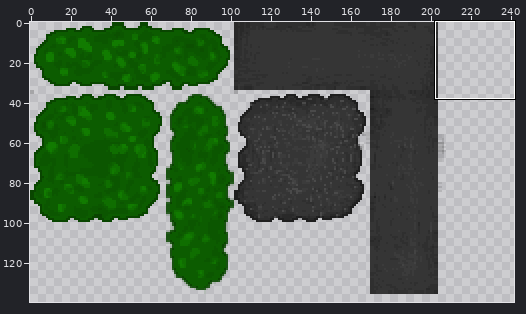
Two versions of one sprite sheet, maps/erba_outdoor.png. Above: a wide view before the commit, with the close-up outlined.
Close-up. As it was:
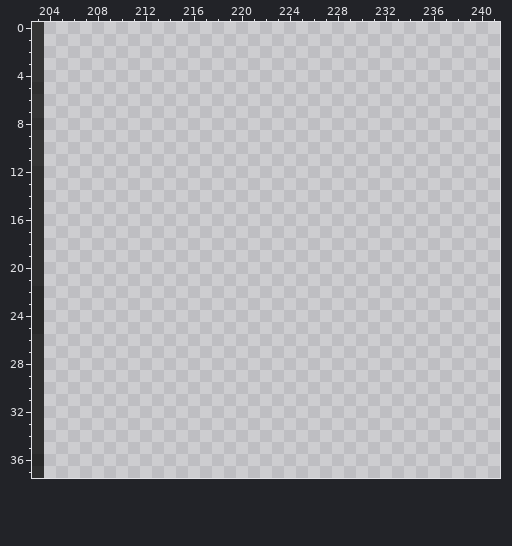
The file is 272x272 pixels. Pixels under 10% opacity are left out. Colours within 5 levels of each other are drawn and written as one. Shown: x 203..241, y 0..37. The wide view leaves out empty margins.
After the commit:
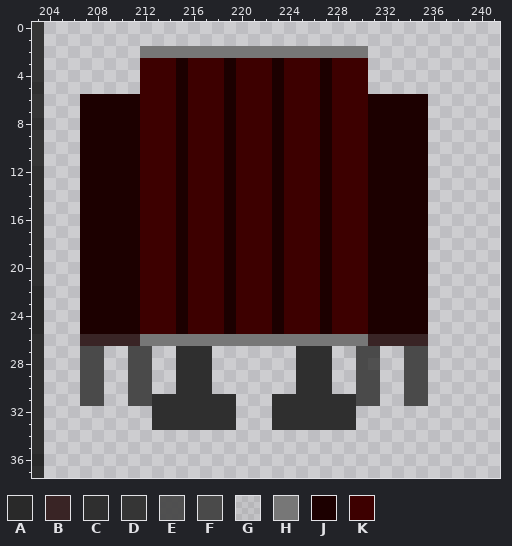
Palette (. is transparent): A #292929  B #392425  C #2f2f2f  D #353535  E #4a4a4af3  F #4a4a4a  G #7777771e  H #777777  J #1c0000  K #3d0000
The author wrote: Deploying to gh-pages from master @ c6f680912cd7b745688f61686630cd9beebe4397 🚀
The exact change:
There is now colour B in row 26 at x 207 to 211 and 231 to 235.
There is now colour C in rows 27 to 30 at x 215 to 217 and 225 to 227; in rows 31 to 33 at x 213 to 219 and 223 to 229.
There is now colour E in row 28 at x 231.
There is now colour F in row 27 at x 207 to 208, 211 to 212, 230 to 231 and 234 to 235; in row 28 at x 207 to 208, 211 to 212, 230 and 234 to 235; in rows 29 to 31 at x 207 to 208, 211 to 212, 230 to 231 and 234 to 235.
There is now colour G in row 27 at x 229.
There is now colour H in row 2 at x 212 to 230; in row 26 at x 212 to 230.
There is now colour J in rows 3 to 5 at x 215, 219, 223 and 227; in rows 6 to 25 at x 207 to 211, 215, 219, 223, 227 and 231 to 235.
There is now colour K in rows 3 to 25 at x 212 to 214, 216 to 218, 220 to 222, 224 to 226 and 228 to 230.
